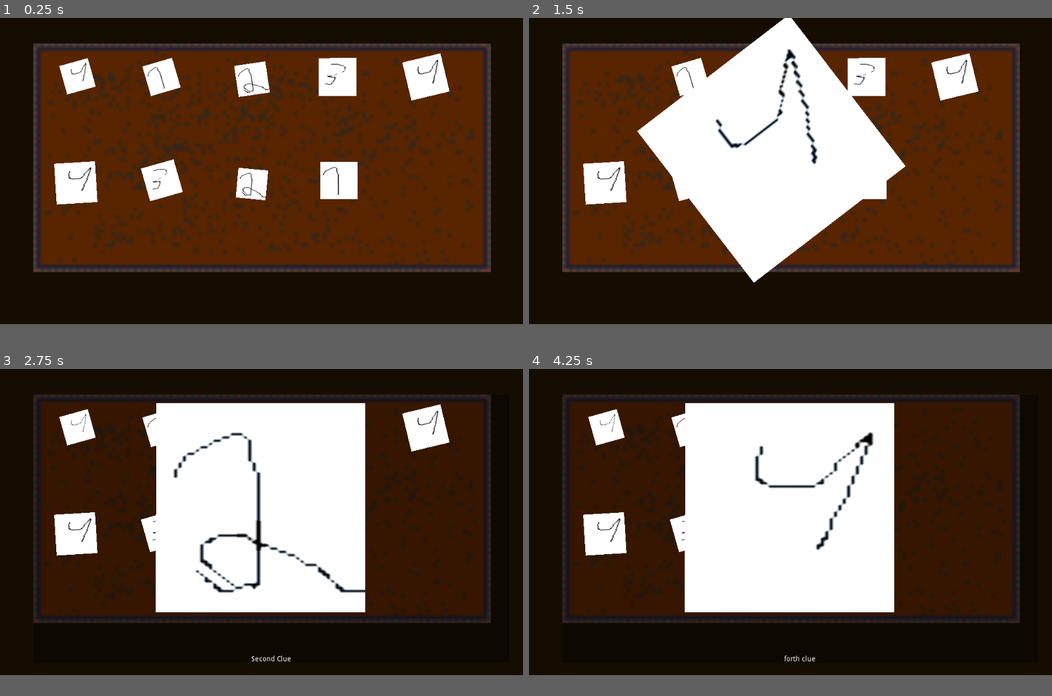
Above: before the commit, frames 1-4 (two rows, left to right).
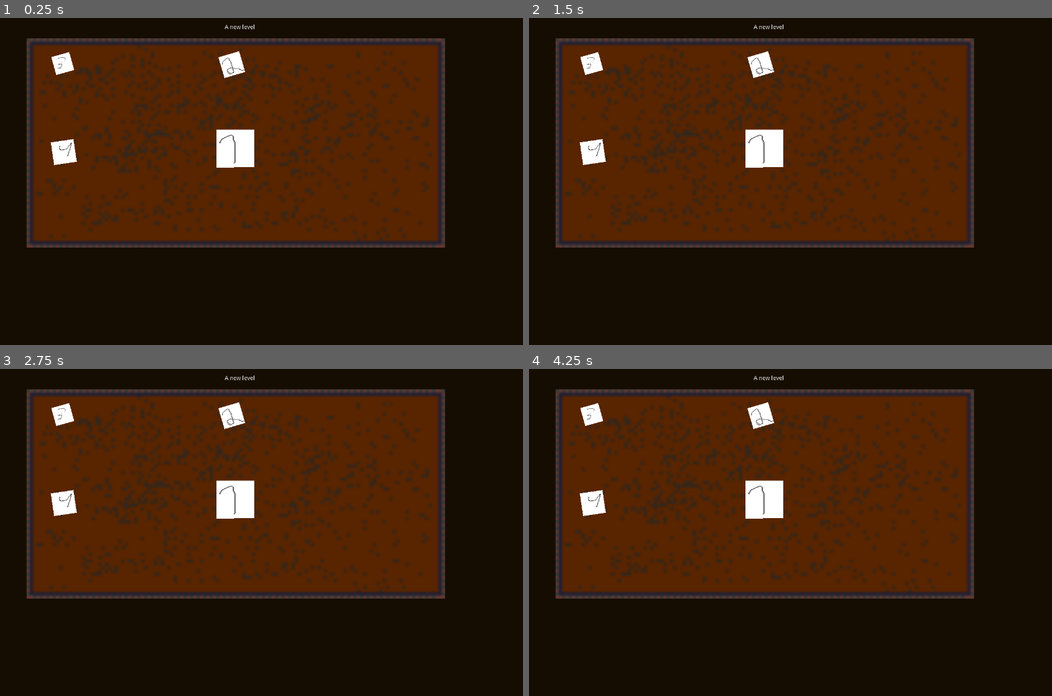
Above: after the commit, the same moments.

Repository: loudercake/cluennector
Game: Godot game, scene res://scenes/Level.tscn
Two runs of this game, one before a commit and one after it. Both use one fixed random seed, a clock stepped at 60 frames per second and the inputs below.
Inputs (mouse positions are in pixels of both pictures, inside the frame that each line leads up to):
- Up to frame 1 (0.25 s): no input
- Up to frame 2 (1.5 s): tap Enter at 0.5 s; move the mouse to (607, 76) at 0.52 s; click (607, 76) at 0.6 s; move the mouse to (691, 76) at 1.27 s; click (691, 76) at 1.35 s
- Up to frame 3 (2.75 s): move the mouse to (251, 431) at 2.02 s; click (251, 431) at 2.1 s
- Up to frame 4 (4.25 s): move the mouse to (868, 427) at 2.77 s; click (868, 427) at 2.85 s; move the mouse to (952, 427) at 3.52 s; click (952, 427) at 3.6 s
In our replay, the window is 800x468 before the commit and 800x500 after it. These sizes can differ from the game's own. Grey fills any space a smaller window leaves; there, only what the larger window draws over its background counts as a difference.

The runs differ from the first frame. In frame 1, 29% of the frame differs, in the area x 5-94%, y 2-78%; in frame 2, 43%; in frame 3, 58%, in the area x 5-94%, y 2-90%; in frame 4, 58%.

Commit message:
Base engine
Game is somewhat playable

Diff:
--- a/levels/level1/clue1.tres
+++ b/levels/level1/clue1.tres
@@ -1,10 +1,11 @@
-[gd_resource type="Resource" load_steps=3 format=2]
+[gd_resource type="Resource" load_steps=4 format=2]
 
 [ext_resource path="res://scenes/ClueResource.gd" type="Script" id=1]
 [ext_resource path="res://levels/level1/1.png" type="Texture" id=2]
+[ext_resource path="res://levels/level1/clue2.tres" type="Resource" id=3]
 
 [resource]
 script = ExtResource( 1 )
 description = "First clue"
 texture = ExtResource( 2 )
-next = [  ]
+next = [ ExtResource( 3 ) ]
--- a/levels/level1/clue2.tres
+++ b/levels/level1/clue2.tres
@@ -1,10 +1,11 @@
-[gd_resource type="Resource" load_steps=3 format=2]
+[gd_resource type="Resource" load_steps=4 format=2]
 
 [ext_resource path="res://scenes/ClueResource.gd" type="Script" id=1]
 [ext_resource path="res://levels/level1/2.png" type="Texture" id=2]
+[ext_resource path="res://levels/level1/clue3.tres" type="Resource" id=3]
 
 [resource]
 script = ExtResource( 1 )
 description = "Second Clue"
 texture = ExtResource( 2 )
-next = [  ]
+next = [ ExtResource( 3 ) ]
--- a/levels/level1/clue3.tres
+++ b/levels/level1/clue3.tres
@@ -1,12 +1,11 @@
-[gd_resource type="Resource" load_steps=5 format=2]
+[gd_resource type="Resource" load_steps=4 format=2]
 
 [ext_resource path="res://scenes/ClueResource.gd" type="Script" id=1]
 [ext_resource path="res://levels/level1/3.png" type="Texture" id=2]
-[ext_resource path="res://levels/level1/clue1.tres" type="Resource" id=3]
-[ext_resource path="res://levels/level1/clue2.tres" type="Resource" id=4]
+[ext_resource path="res://levels/level1/clue4.tres" type="Resource" id=3]
 
 [resource]
 script = ExtResource( 1 )
 description = "third?"
 texture = ExtResource( 2 )
-next = [ ExtResource( 3 ), ExtResource( 4 ), null ]
+next = [ ExtResource( 3 ) ]
--- a/levels/level1/level1.tres
+++ b/levels/level1/level1.tres
@@ -9,5 +9,10 @@
 [resource]
 script = ExtResource( 1 )
 title = "A new level"
-story = [ ExtResource( 5 ), ExtResource( 3 ), ExtResource( 4 ) ]
-decoy = [ ExtResource( 2 ), ExtResource( 4 ), ExtResource( 5 ), ExtResource( 3 ), ExtResource( 2 ), ExtResource( 4 ) ]
+story = [ ExtResource( 5 ), ExtResource( 3 ), ExtResource( 2 ), ExtResource( 4 ) ]
+decoy = [  ]
+clue_max_rotation = 0.0
+clue_max_random_offset = 0.0
+clue_max_random_scale = 0.0
+clue_base_size = 0.0
+n_rows = 0
--- a/project.godot
+++ b/project.godot
@@ -14,6 +14,15 @@
 config/description="Connect the clues, solve the crime!"
 run/main_scene="res://scenes/Level.tscn"
 config/icon="res://icon.png"
+
+[autoload]
+
+Global="*res://scenes/global.gd"
+
+[display]
+
+window/size/width=1280
+window/size/height=800
 
 [input]
 
--- a/scenes/Clue.gd
+++ b/scenes/Clue.gd
@@ -19,7 +19,7 @@
 var texture: Texture
 var resource
 var valid_next_list = []
-var next = null
+var next = []
 
 
 var initial_scale = Vector2.ONE
--- a/scenes/DrawingCanvas.gd
+++ b/scenes/DrawingCanvas.gd
@@ -28,10 +28,11 @@
 	draw_dashed_line(dash_start, dash_end, dash_color, dash_width, dash_length)
 	for clue in clues:
 		if clue.next:
-			var dir = (clue.next.initial_position - clue.initial_position).normalized()
-			var arrow_start = clue.initial_position + dir * clue.diagonal_size() / 2
-			var arrow_end  = clue.next.initial_position - dir * clue.next.diagonal_size() / 2
-			draw_arrow(arrow_start, arrow_end, arrow_color, arrow_width, arrow_head_width, arrow_head_length)
+			for next in clue.next:
+				var dir = (next.initial_position - clue.initial_position).normalized()
+				var arrow_start = clue.initial_position + dir * clue.diagonal_size() / 2
+				var arrow_end  = next.initial_position - dir * next.diagonal_size() / 2
+				draw_arrow(arrow_start, arrow_end, arrow_color, arrow_width, arrow_head_width, arrow_head_length)
 
 func _process(_delta):
 	update()
@@ -45,19 +46,19 @@
 	head.append_array([to, base + perp * head_width, base - perp * head_width])
 	draw_colored_polygon(head, color)
 
-func draw_dashed_line(from, to, color, width, dash_length = 5, cap_end = true, antialiased = true):
+func draw_dashed_line(from, to, color, width, p_dash_length = 5, cap_end = true, antialiased = true):
 	var length = (to - from).length()
 	var normal = (to - from).normalized()
-	var dash_step = normal * dash_length
+	var dash_step = normal * p_dash_length
 
-	if length < dash_length: #not long enough to dash
+	if length < p_dash_length: #not long enough to dash
 		draw_line(from, to, color, width, antialiased)
 		return
 
 	else:
 		var draw_flag = true
 		var segment_start = from
-		var steps = length/dash_length
+		var steps = length/p_dash_length
 		for _start_length in range(0, steps + 1):
 			var segment_end = segment_start + dash_step
 			if draw_flag:
--- a/scenes/Level.gd
+++ b/scenes/Level.gd
@@ -1,12 +1,13 @@
 extends Node
 
 export(Resource) var start_level
-export(float) var clue_max_rotation = 20
-export(float) var clue_max_random_offset = 70
-export(float) var clue_max_random_scale = 0.5
-export(float) var clue_base_size = 5
-export(int) var n_rows = 2
 export(bool) var debug_mode = true
+
+var clue_max_rotation = 20
+var clue_max_random_offset = 70
+var clue_max_random_scale = 0.5
+var clue_base_size = 5
+var n_rows = 2
 
 var Clue = preload("res://scenes/Clue.tscn")
 
@@ -24,13 +25,26 @@
 onready var clues = $Board/Clues
 onready var canvas = $Canvas
 onready var description_label = $Control/DescLabel
+onready var top_label = $Control/TopLabel
 onready var background = $Control/ColorRect
 onready var board_top_left = $BoardLimits/TopLeft
 onready var board_bottom_right = $BoardLimits/BottomRight
+onready var win_btn = $Control/NextLevelBtn
+
+
+func if_not_null_set():
+	var attributes = ["clue_max_rotation", "clue_max_random_offset", "clue_max_random_scale", "clue_base_size", "n_rows"]
+	for attr in attributes:
+		var value = start_level.get(attr)
+		if value:
+			set(attr, value)
 
 func _ready():
-	# top_left = board.global_position
-	# bottom_right = top_left + board.texture.get_size()
+	if Global.next_level:
+		start_level = Global.next_level
+		if_not_null_set()
+
+	top_label.text = start_level.title
 	top_left = board_top_left.global_position
 	bottom_right = board_bottom_right.global_position
 
@@ -120,7 +134,7 @@
 	return shuffled_list
 
 func on_clue_mouse_entered(clue):
-	if not is_connecting or clue == start_clue or clue.next == start_clue:
+	if not is_connecting or clue == start_clue or start_clue in clue.next:
 		return
 	can_connect = true
 	clue.sprite.material.set_shader_param("color", clue.pressed_border_color)
@@ -139,7 +153,7 @@
 	if not viewing_clue:
 		description_label.text = ""
 
-# Mouse release over clue
+# Mouse release over same clue
 func on_clue_click(clue):
 	if is_connecting:
 		can_connect = false
@@ -169,11 +183,46 @@
 	canvas.clear_dash()
 
 	# Connect
-	if can_connect and end_clue and end_clue.next != start_clue:
-		start_clue.next = end_clue
+	if can_connect and end_clue and not start_clue in end_clue.next and end_clue.resource in start_clue.resource.next and check_chain_until(start_clue):
+		start_clue.next.append(end_clue)
 		canvas.add_clue(start_clue)
 	elif start_clue:
-		start_clue.next = null
+		pass
+		# start_clue.next = null
 	start_clue = null
 	end_clue = null
 	is_connecting = false
+
+	if check_chain_complete():
+		win_btn.visible = true
+		top_label.text = "You won!"
+
+
+## Warning, you can cause infinite recurssion if you have a clue that references itself or a clue that references a clue that references itself
+func check_chain_until(check_clue):
+	for clue in board_clues:
+		if check_clue.resource in clue.resource.next:
+			if not (check_clue in clue.next and check_chain_until(clue)):
+				return false
+	return true
+
+func check_chain_complete():
+	for clue in board_clues:
+		if not check_chain_until(clue):
+			return false
+	return true
+
+
+func _on_NextLevelBtn_pressed():
+	# TODO just load the next level of the start_level
+	# Global.next_level = start_level.next_level
+	# if not Global.next_level:
+	#    win_game()
+	var new_clue = start_level.story[-1].duplicate(true)
+	new_clue.description = str(len(start_level.story) + 1) + "th clue"
+	start_level.story[-1].next.append(new_clue)
+	start_level.story.append(new_clue)
+	start_level.n_rows = 2 + int(len(start_level.story) / 10)
+	start_level.clue_base_size /= 1.03
+	Global.next_level = start_level
+	get_tree().reload_current_scene()
--- a/scenes/Level.tscn
+++ b/scenes/Level.tscn
@@ -8,11 +8,8 @@
 [node name="Level" type="Node"]
 script = ExtResource( 2 )
 start_level = ExtResource( 3 )
-clue_max_random_offset = 30.0
-clue_max_random_scale = 0.2
 
 [node name="Camera2D" type="Camera2D" parent="."]
-scale = Vector2( 1, 0.96152 )
 anchor_mode = 0
 current = true
 drag_margin_h_enabled = true
@@ -24,7 +21,7 @@
 
 [node name="Board" type="Sprite" parent="."]
 position = Vector2( 65, 50 )
-scale = Vector2( 7, 7 )
+scale = Vector2( 8, 8 )
 texture = ExtResource( 1 )
 centered = false
 
@@ -32,10 +29,15 @@
 
 [node name="Control" type="Control" parent="."]
 margin_left = 65.0
-margin_top = 50.0
-margin_right = 997.0
-margin_bottom = 576.0
+margin_top = 16.0
+margin_right = 1109.0
+margin_bottom = 638.0
 mouse_filter = 2
+
+[node name="TopLabel" type="Label" parent="Control"]
+anchor_right = 1.0
+margin_bottom = 14.0
+align = 1
 
 [node name="ColorRect" type="ColorRect" parent="Control"]
 visible = false
@@ -50,6 +52,16 @@
 margin_top = -14.0
 align = 1
 
+[node name="NextLevelBtn" type="Button" parent="Control"]
+visible = false
+anchor_left = 1.0
+anchor_top = 1.0
+anchor_right = 1.0
+anchor_bottom = 1.0
+margin_left = -107.0
+margin_top = -20.0
+text = "Next Level"
+
 [node name="BoardLimits" type="Node2D" parent="."]
 
 [node name="TopLeft" type="Position2D" parent="BoardLimits"]
@@ -63,3 +75,5 @@
 __meta__ = {
 "_gizmo_extents_": 100.0
 }
+
+[connection signal="pressed" from="Control/NextLevelBtn" to="." method="_on_NextLevelBtn_pressed"]
--- a/scenes/LevelResource.gd
+++ b/scenes/LevelResource.gd
@@ -5,11 +5,34 @@
 export(Array, Resource) var decoy
 export(Resource) var next_level
 
+export(float) var clue_max_rotation = 20
+export(float) var clue_max_random_offset = 50
+export(float) var clue_max_random_scale = 0.1
+export(float) var clue_base_size = 4
+export(int)   var n_rows = 2
+
 var size = 0
 
-func _init(p_title = "", p_story = [], p_decoy = [], p_next_level=null):
+func _init(p_title = "",
+	p_story = [],
+	p_decoy = [],
+	p_next_level = null,
+	p_clue_max_rotation = 20,
+	p_clue_max_random_offset = 50,
+	p_clue_max_random_scale = 0.1,
+	p_clue_base_size = 4,
+	p_n_rows = 2
+	):
+
+	n_rows = null
 	title = p_title
 	story = p_story
 	decoy = p_decoy
 	next_level = p_next_level
 	size = story.size() + decoy.size()
+
+	clue_max_rotation		= p_clue_max_rotation
+	clue_max_random_offset	= p_clue_max_random_offset
+	clue_max_random_scale	= p_clue_max_random_scale
+	clue_base_size			= p_clue_base_size
+	n_rows					= p_n_rows
--- /dev/null
+++ b/scenes/global.gd
@@ -0,0 +1,3 @@
+extends Node
+
+var next_level = null
Not shown, changed: README.md
